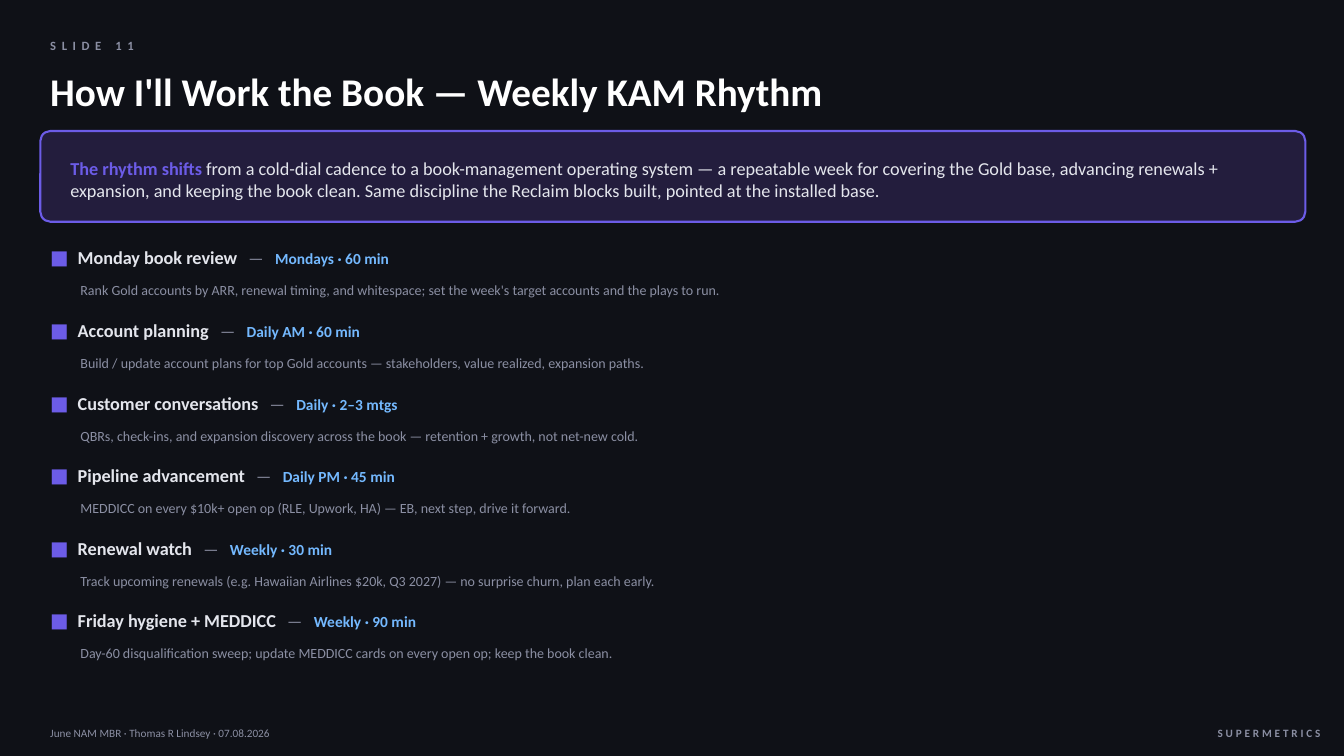
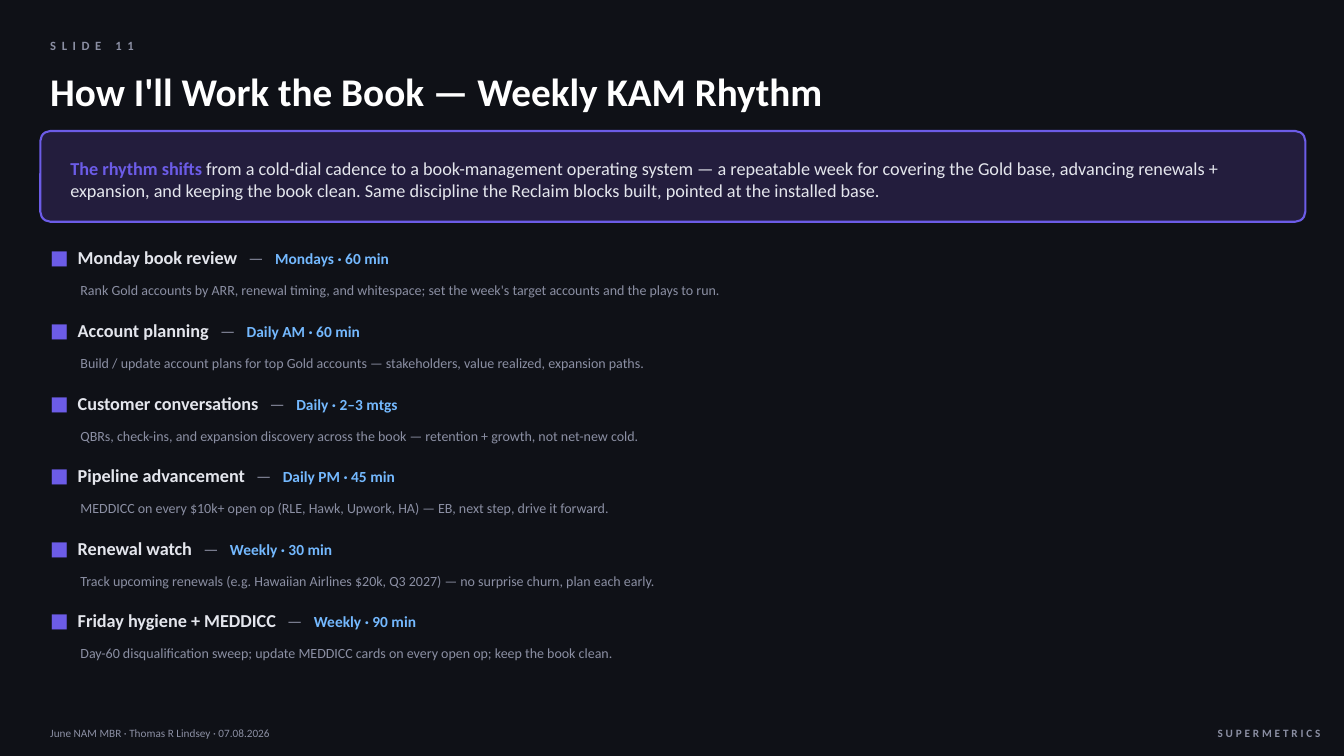
Before and after one commit to thommi2phones/Sales-Coach, a slide deck: slide 11 of June_2026_NAM_MBR.pptx. Drawn at 1344x756 pixels with LibreOffice and Linux fonts; fonts in the diff are those of the drawing. Boxes give left, top, right and bottom in pixels: in the first picture for what was removed or moved away, otherwise in the second. Text is boxed around its words. In the diff, an @@ line names an element or a change of style, - is before the commit and + after.

```diff
--- a/June_2026_NAM_MBR.pptx
+++ b/June_2026_NAM_MBR.pptx
@@ text at [80,503,608,515]: text changed @@
-MEDDICC on every $10k+ open op (RLE, Upwork, HA) — EB, next step, drive it forward.
+MEDDICC on every $10k+ open op (RLE, Hawk, Upwork, HA) — EB, next step, drive it forward.
```
Also in this commit, not shown: 5 other slides changed, 1 other file.
